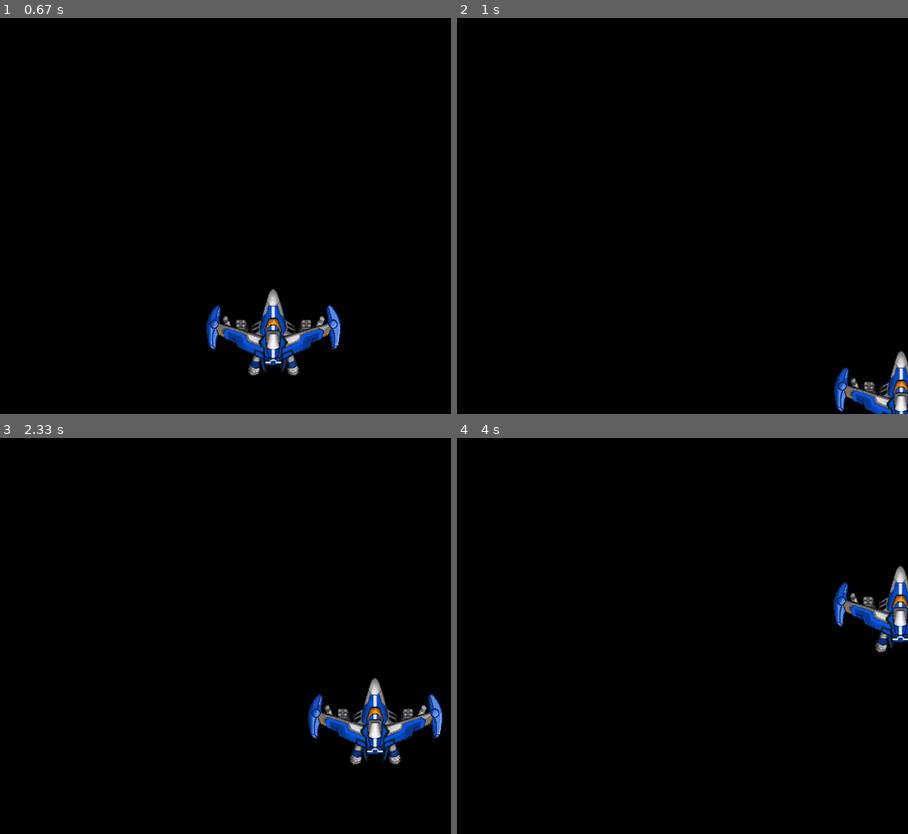
Above: before the commit, frames 1-4 (two rows, left to right).
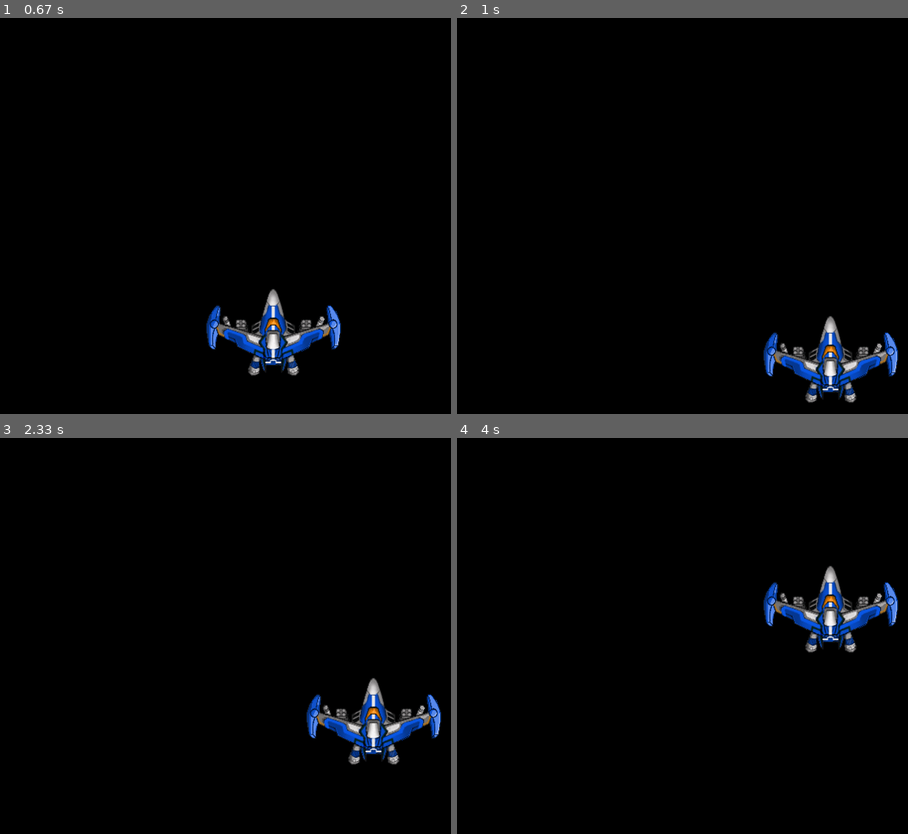
Above: after the commit, the same moments.

Repository: bruce12452002/pygameProject
Game: pygame game, started from practice/2.airplane_move.py
Two runs of this game, one before a commit and one after it. Both use one fixed random seed, a clock stepped at 60 frames per second and the inputs below.
Inputs (mouse positions are in pixels of both pictures, inside the frame that each line leads up to):
- Up to frame 1 (0.67 s): press the mouse at (outside the picture) at 0.37 s; move the mouse to (85, 231) at 0.47 s; release the mouse at (193, 279) at 0.6 s
- Up to frame 2 (1 s): click (822, 342) at 0.82 s
- Up to frame 3 (2.33 s): click (outside the picture) at 1.25 s; move the mouse to (139, 643) at 1.53 s; click (139, 643) at 1.8 s; move the mouse to (297, 671) at 2.2 s
- Up to frame 4 (4 s): click (754, 671) at 2.55 s; move the mouse to (754, 552) at 3.03 s; click (754, 552) at 3.43 s; move the mouse to (822, 556) at 3.97 s

Frame 1 is identical in both runs. In frame 2, 3.7% of the frame differs, in the area x 67-100%, y 75-100%; in frame 3, 2.0%; in frame 4, 3.6%.

Commit message:
add tank picture

Diff:
--- a/practice/2.airplane_move.py
+++ b/practice/2.airplane_move.py
@@ -4,7 +4,7 @@
 game_width = 800
 game_height = 600
 w = pg.display.set_mode((game_width, game_height))
-pg.display.set_caption("鍵盤控制")
+pg.display.set_caption("滑鼠控制")
 
 image = pg.image.load('../images/airplane.png')
 w.blit(image, (game_width / 2 - image.get_width() / 2, game_height - image.get_height()))
@@ -14,13 +14,18 @@
 while True:
     for e in pg.event.get():
         if e.type == pg.MOUSEMOTION:
-            # todo 右和下會超過畫面，所以必需有以下設定
-            # wi, h = e.pos
-            # if wi >= game_width:
-            #     wi = game_width - image.get_width()
+            wi, h = e.pos
+
+            # 圖片是抓左上坐標，所以右邊和下面飛機會消失
+            # 這裡使得飛機一定會在螢幕內
+            if wi + image.get_width() >= game_width:
+                wi = game_width - image.get_width()
+
+            if h + image.get_height() >= game_height:
+                h = game_height - image.get_height()
 
             w.fill((0, 0, 0))
-            w.blit(image, e.pos)
+            w.blit(image, (wi, h))
             pg.display.update()
         elif e.type == pg.QUIT:
             exit()
--- /dev/null
+++ b/practice/3.tank_move.py
@@ -0,0 +1,19 @@
+import pygame as pg
+
+pg.init()
+game_width = 800
+game_height = 600
+w = pg.display.set_mode((game_width, game_height))
+pg.display.set_caption("鍵盤控制")
+
+up = pg.image.load('../images/tank_up.png')
+down = pg.image.load('../images/tank_down.png')
+left = pg.image.load('../images/tank_left.png')
+right = pg.image.load('../images/tank_right.png')
+
+pg.display.flip()
+
+while True:
+    for e in pg.event.get():
+        if e.type == pg.QUIT:
+            exit()
Binary file added: images/tank_down.png
Binary file added: images/tank_left.png
Binary file added: images/tank_right.png
Binary file added: images/tank_up.png
